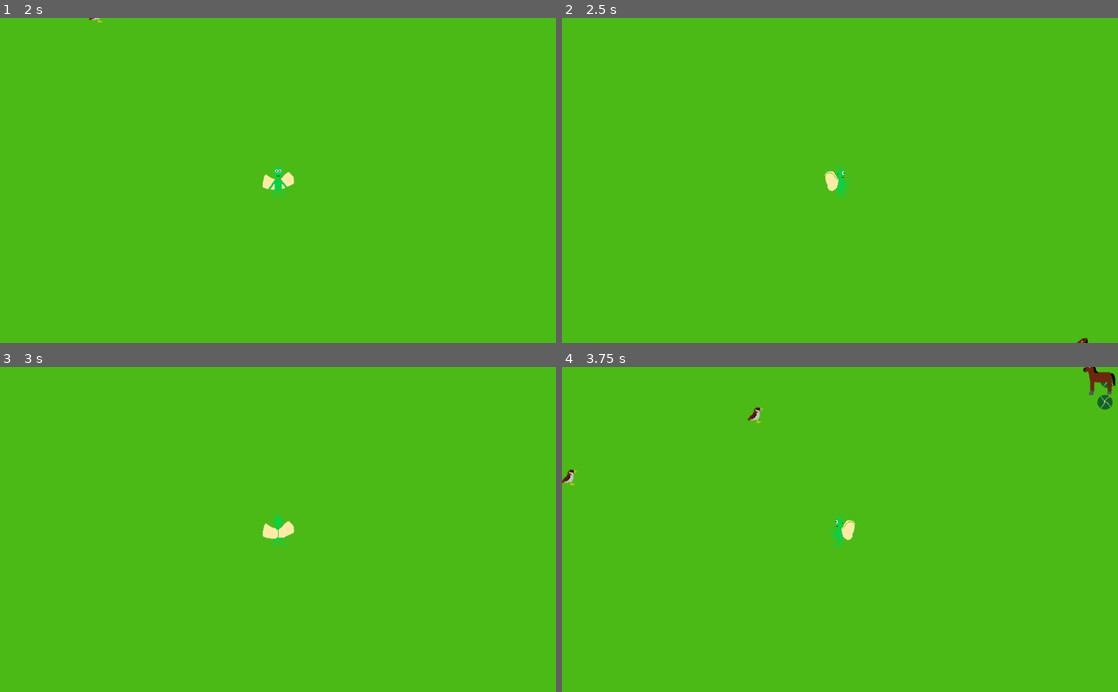
Above: before the commit, frames 1-4 (two rows, left to right).
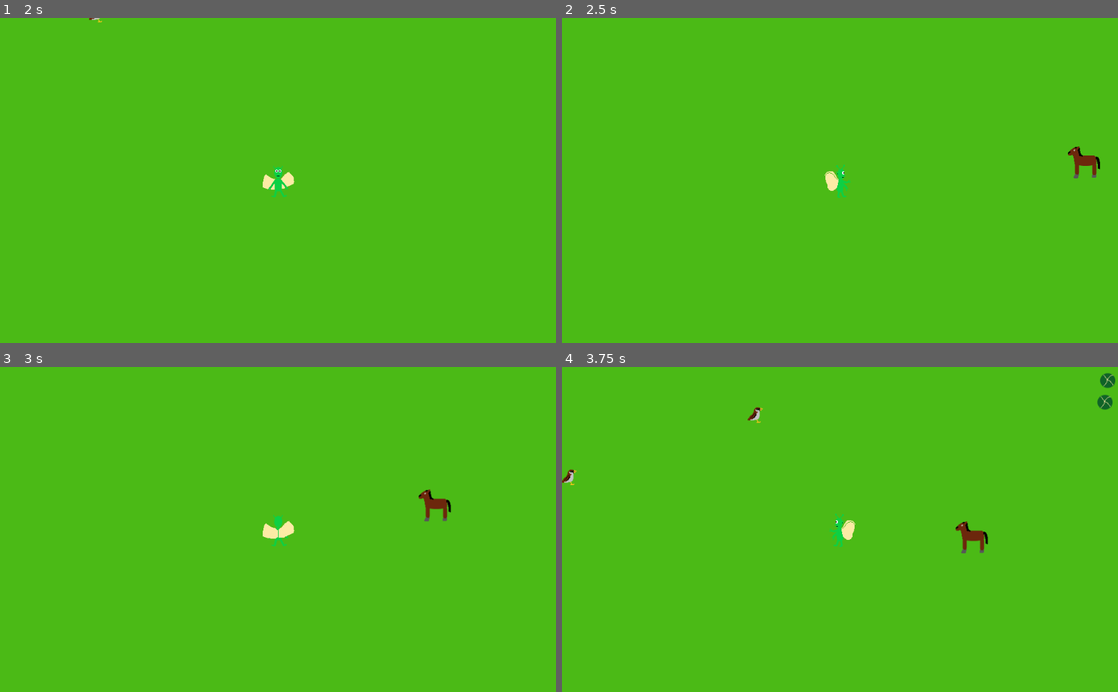
Above: after the commit, the same moments.

Repository: KimMcLelland/FaeQuest
Game: Godot game, scene res://Plains.tscn
Two runs of this game, one before a commit and one after it. Both use one fixed random seed, a clock stepped at 60 frames per second and the inputs below. This scene is started directly instead of the project's main scene.
Inputs:
- Up to frame 1 (2 s): tap Enter at 0.5 s; hold Right (ui_right) 0.53-1.28 s; hold Down (ui_down) from 1.28 s (still down)
- Up to frame 2 (2.5 s): release Down (ui_down) at 2.03 s; hold Right (ui_right) from 2.03 s (still down)
- Up to frame 3 (3 s): release Right (ui_right) at 2.78 s; hold Up (ui_up) from 2.78 s (still down)
- Up to frame 4 (3.75 s): release Up (ui_up) at 3.53 s; hold Left (ui_left) from 3.53 s (still down)

Frame 1 is identical in both runs. In frame 2, 0.3% of the frame differs, in the area x 91-97%, y 39-100%; in frame 3, 0.3%; in frame 4, 0.5%, in the area x 70-100%, y 0-58%.

Commit message:
cow and horse movement

Diff:
--- /dev/null
+++ b/cow.gd
@@ -0,0 +1,61 @@
+extends Area2D
+
+var rng = RandomNumberGenerator.new()
+var direction
+var speed
+
+
+func _ready():
+	speed = 100
+	$AnimatedSprite.animation = "down"
+	rng.randomize()
+	direction = rng.randi_range (1, 8)
+
+
+func _process(delta):
+	var velocity = Vector2()
+	if direction == 1:
+		velocity.x += 1
+		$AnimatedSprite.animation = "right"
+	if direction == 2:
+		velocity.x += 1
+		velocity.y += 1
+		$AnimatedSprite.animation = "right"
+	if direction == 3:
+		velocity.y += 1
+
+	if direction == 4:
+		velocity.x -= 1
+		velocity.y += 1
+		$AnimatedSprite.animation = "left"
+	if direction == 5:
+		velocity.x -= 1
+		$AnimatedSprite.animation = "left"
+	if direction == 6:
+		velocity.x -= 1
+		velocity.y -= 1
+		$AnimatedSprite.animation = "left"
+	if direction == 7:
+		velocity.y -= 1
+
+	if direction == 8:
+		velocity.x += 1
+		velocity.y -= 1
+		$AnimatedSprite.animation = "right"
+
+	if position.x > 2016:
+		direction = rng.randi_range (4, 6)
+	if position.x < 32:
+		var result = rng.randi_range (1, 3)
+		if result == 1 or result == 2:
+			direction = result
+		else:
+			direction = 8
+	if position.y > 1768:
+		direction = rng.randi_range (6, 8)
+	if position.y < 32:
+		direction = rng.randi_range (2, 4)
+
+	if velocity.length() > 0:
+		velocity = velocity.normalized() * speed
+	position += velocity * delta
--- a/cow.tscn
+++ b/cow.tscn
@@ -1,10 +1,12 @@
-[gd_scene load_steps=4 format=2]
+[gd_scene load_steps=6 format=2]
 
 [ext_resource path="res://Assets/Sprites/cow.png" type="Texture" id=1]
+[ext_resource path="res://cow.gd" type="Script" id=2]
+[ext_resource path="res://Assets/Sprites/cow_right.png" type="Texture" id=3]
 
 [sub_resource type="SpriteFrames" id=1]
 animations = [ {
-"frames": [ ExtResource( 1 ) ],
+"frames": [ ExtResource( 3 ) ],
 "loop": true,
 "name": "right",
 "speed": 5.0
@@ -20,6 +22,7 @@
 height = 0.0
 
 [node name="cow" type="Area2D"]
+script = ExtResource( 2 )
 __meta__ = {
 "_edit_group_": true
 }
--- /dev/null
+++ b/horse.gd
@@ -0,0 +1,61 @@
+extends Area2D
+
+var rng = RandomNumberGenerator.new()
+var direction
+var speed
+
+
+func _ready():
+	speed = 200
+	$AnimatedSprite.animation = "down"
+	rng.randomize()
+	direction = rng.randi_range (1, 8)
+
+
+func _process(delta):
+	var velocity = Vector2()
+	if direction == 1:
+		velocity.x += 1
+		$AnimatedSprite.animation = "right"
+	if direction == 2:
+		velocity.x += 1
+		velocity.y += 1
+		$AnimatedSprite.animation = "right"
+	if direction == 3:
+		velocity.y += 1
+
+	if direction == 4:
+		velocity.x -= 1
+		velocity.y += 1
+		$AnimatedSprite.animation = "left"
+	if direction == 5:
+		velocity.x -= 1
+		$AnimatedSprite.animation = "left"
+	if direction == 6:
+		velocity.x -= 1
+		velocity.y -= 1
+		$AnimatedSprite.animation = "left"
+	if direction == 7:
+		velocity.y -= 1
+
+	if direction == 8:
+		velocity.x += 1
+		velocity.y -= 1
+		$AnimatedSprite.animation = "right"
+
+	if position.x > 2016:
+		direction = rng.randi_range (4, 6)
+	if position.x < 32:
+		var result = rng.randi_range (1, 3)
+		if result == 1 or result == 2:
+			direction = result
+		else:
+			direction = 8
+	if position.y > 1768:
+		direction = rng.randi_range (6, 8)
+	if position.y < 32:
+		direction = rng.randi_range (2, 4)
+
+	if velocity.length() > 0:
+		velocity = velocity.normalized() * speed
+	position += velocity * delta
--- a/horse.tscn
+++ b/horse.tscn
@@ -1,9 +1,16 @@
-[gd_scene load_steps=4 format=2]
+[gd_scene load_steps=6 format=2]
 
 [ext_resource path="res://Assets/Sprites/horse.png" type="Texture" id=1]
+[ext_resource path="res://horse.gd" type="Script" id=2]
+[ext_resource path="res://Assets/Sprites/horse_right.png" type="Texture" id=3]
 
 [sub_resource type="SpriteFrames" id=1]
 animations = [ {
+"frames": [ ExtResource( 3 ) ],
+"loop": true,
+"name": "right",
+"speed": 5.0
+}, {
 "frames": [ ExtResource( 1 ) ],
 "loop": true,
 "name": "left",
@@ -15,13 +22,14 @@
 height = 8.62762
 
 [node name="horse" type="Area2D"]
+script = ExtResource( 2 )
 __meta__ = {
 "_edit_group_": true
 }
 
 [node name="AnimatedSprite" type="AnimatedSprite" parent="."]
 frames = SubResource( 1 )
-animation = "left"
+animation = "right"
 
 [node name="CollisionShape2D" type="CollisionShape2D" parent="."]
 shape = SubResource( 2 )
Binary file added: Assets/Sprites/cow_right.png
Not shown, added: Assets/Sprites/cow_right.png.import
Binary file added: Assets/Sprites/horse_right.png
Not shown, added: Assets/Sprites/horse_right.png.import
